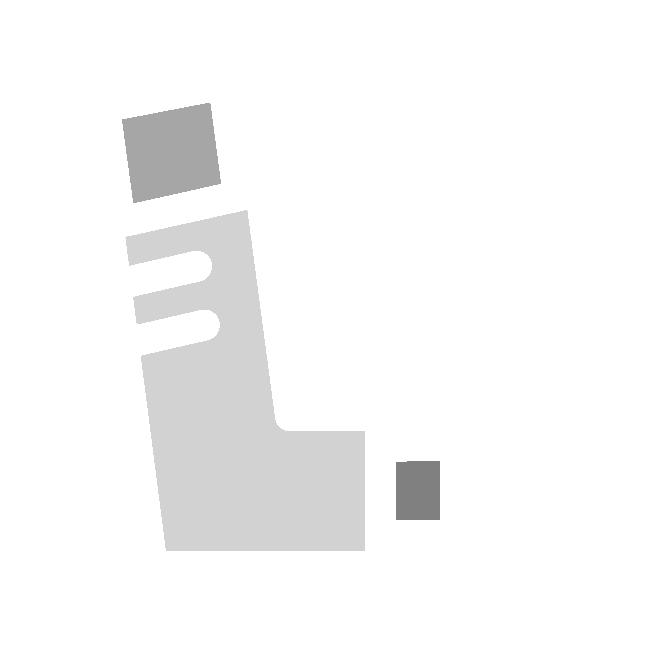
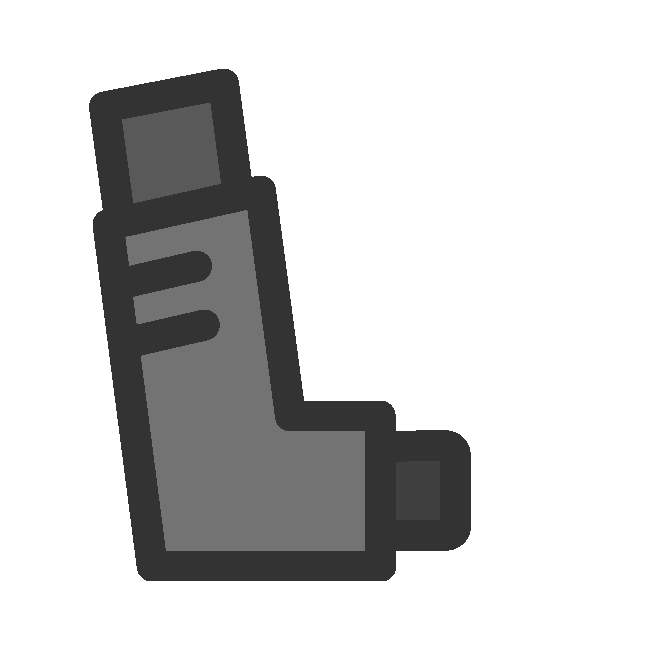
Two versions of the same layered image (w=650, h=650). Layer-by-layer changes:
painted on "Layer 10" (1st of 2) over [89, 69, 471, 581]
removed group "Group 1 copy" (6 layers) over [89, 69, 471, 581]
removed layer "Color Fill 5" (2nd of 3, in "Group 1 copy") (was multiply) from group "Group 1 copy" over [89, 69, 471, 581]
removed layer "Layer 9" (2nd of 3, in "Group 1 copy") from group "Group 1 copy" over [105, 197, 385, 569]
removed layer "Color Fill 3" (2nd of 3, in "Group 1 copy") (was multiply) from group "Group 1 copy" over [89, 69, 471, 581]
removed layer "Layer 8" (2nd of 3, in "Group 1 copy") from group "Group 1 copy" over [107, 88, 236, 215]
removed layer "Color Fill 2" (2nd of 3, in "Group 1 copy") (was multiply) from group "Group 1 copy" over [89, 69, 471, 581]
removed layer "Layer 7" (2nd of 3, in "Group 1 copy") from group "Group 1 copy" over [371, 452, 457, 537]
